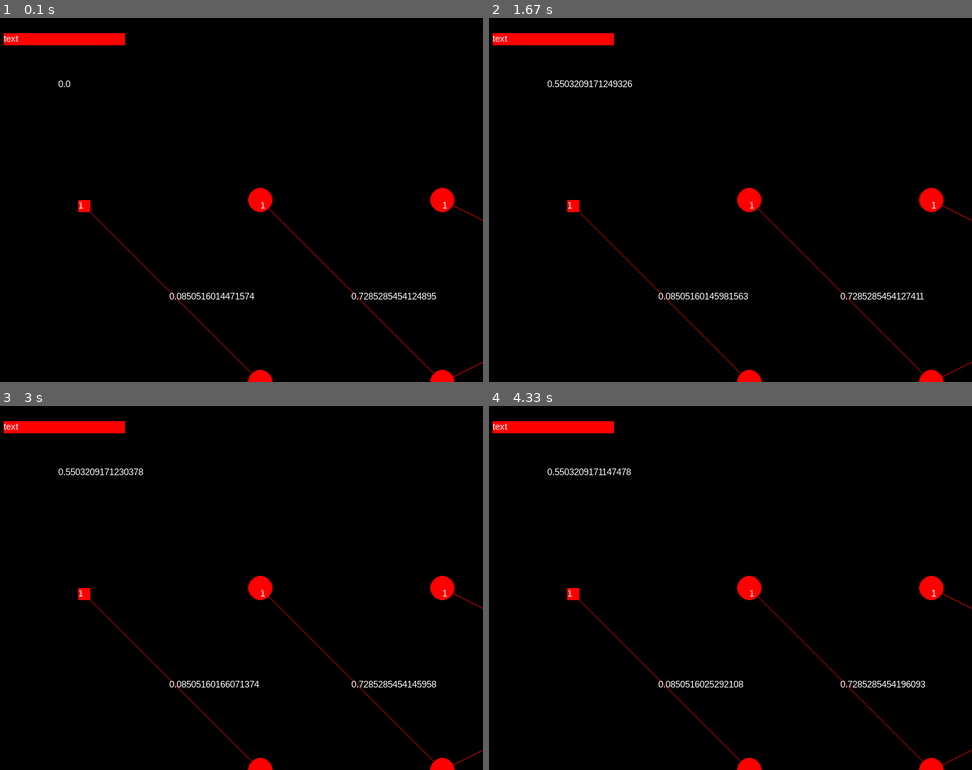
Above: before the commit, frames 1-4 (two rows, left to right).
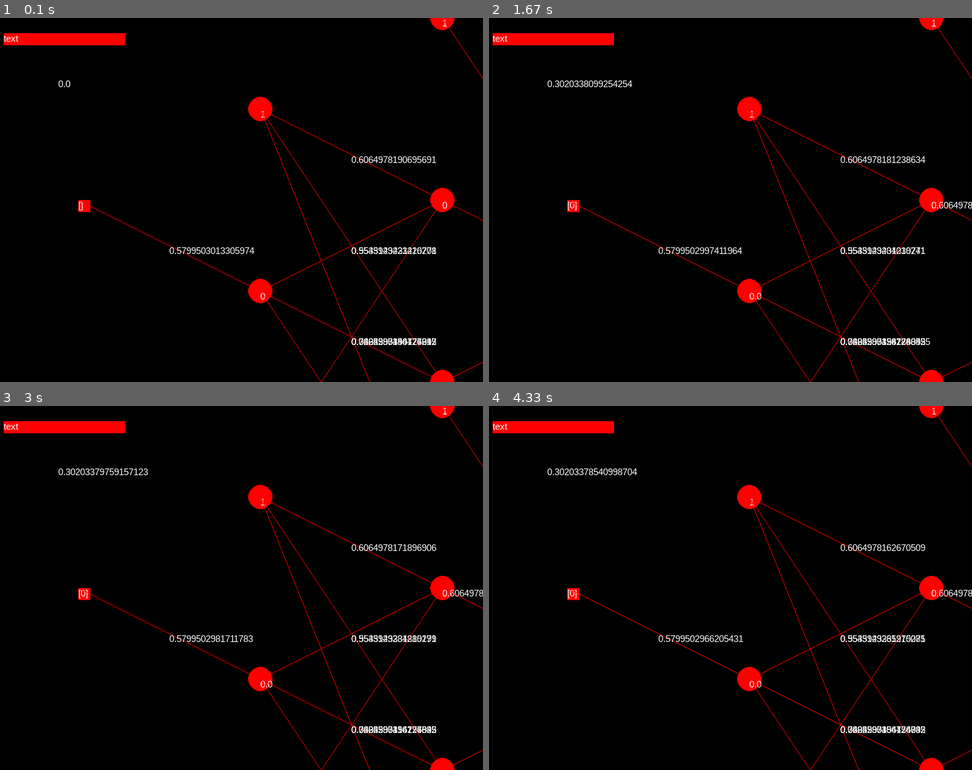
Above: after the commit, the same moments.

Repository: FlorianGelb/2020_INF_Projekt_NN_Vis
Game: pygame game, started from src/exp_pygame/test.py
The game is run twice, just before and just after one commit, with the same random seed, the same clock (stepped at 60 frames per second) and the same inputs.
Inputs (mouse positions are in pixels of both pictures, inside the frame that each line leads up to):
- Up to frame 1 (0.1 s): no input
- Up to frame 2 (1.67 s): click (551, 39) at 0.38 s; click "text" at 0.72 s
- Up to frame 3 (3 s): click "text" at 2.05 s
- Up to frame 4 (4.33 s): no input

The runs differ from the first frame. In frame 1, 3.1% of the frame differs, in the area x 16-100%, y 0-100%; in frame 2, 3.3%; in frame 3, 3.3%; in frame 4, 3.4%, in the area x 13-100%, y 0-100%.

Commit message:
NN Works, i guess

Diff:
--- a/src/NN/MultilayerPerceptron.py
+++ b/src/NN/MultilayerPerceptron.py
@@ -1,5 +1,6 @@
 import src.NN.Neuron as Neuron
 import src.NN.Connector as Connector
+
 
 class Multilayerperceptron:
     def __init__(self, n_inputs, eta, shape):
@@ -11,7 +12,6 @@
 
         for n in range(len(shape))[1:-2]:
             self.shape[n] += 1
-
 
         for i in range(len(shape)):
             for j in range(shape[i]):
--- a/src/NN/Neuron.py
+++ b/src/NN/Neuron.py
@@ -95,7 +95,7 @@
     def scalar_product(self):
         sum = 0
         for input in self.input:
-            sum += input #Wird im Connectorobjekt bereits mit Gewicht multipliziert
+            sum += input
         return sum
 
     def activation_function(self, x):
--- a/src/exp_pygame/test.py
+++ b/src/exp_pygame/test.py
@@ -7,15 +7,14 @@
 
 
 class Visualizer(MLP.Multilayerperceptron):
-    def __init__(self, n, eta, gamma, layers, height, width):
+    def __init__(self, n, eta, layers, height, width):
         MLP.Multilayerperceptron.__init__(self, n, eta, layers)
         pygame.init()
         self.total_error = [0]
         self.alpha = 0.01
         self.ef = "MAE"
-        self.train_dict = {0:[(0,0), (0,1) ,(1, 0)], 1:[(1,1)]}
+        self.train_dict = {1:[(0,0)]}#, (0,1) ,(1, 0)], 0:[(1,1)]}
         self.eta = eta
-        self.gamma = gamma
         self.height = height
         self.width = width
         self.win = pygame.display.set_mode((self.width, self.height), pygame.RESIZABLE, pygame.RESIZABLE or pygame.NOFRAME)
@@ -37,25 +36,24 @@
                     exit(0)
                 if event.type == pygame.VIDEORESIZE:
                     self.width = event.w
-                    self.height = event.h
-
+                    self.height =   event.h
+                    self.update_nn()
                 if event.type == pygame.MOUSEBUTTONDOWN:
                     if mx > self.button.get_x() and mx < self.button.get_colliding_x() and my > self.button.get_y() and my < self.button.get_colliding_y():
                         started = True
                         for key in list(self.train_dict.keys()):
                             for val in self.train_dict[key]:
-                                self.train(val, key, self.eta)
+                                self.train(val, key)
 
             if started:
                 if self.error_function(self.total_error) > self.alpha:
                     self.total_error = [0]
                     for key in list(self.train_dict.keys()):
                         for val in self.train_dict[key]:
-                            self.train(val, key, self.alpha)
-
-                            #self.update_nn()
-
-            self.update_nn()
+                            self.train(val, key)
+                            self.update_nn()
+
+            #self.update_nn()
 
 
     def create(self, UI = True):
@@ -85,7 +83,7 @@
                     y = int((pos - index * y_off) + (self.height / 2))
 
                     if key == list(self.neurons.keys())[-1] or key == list(self.neurons.keys())[0]:
-                        self.viz_neurons.append(Terminal.InputTerminal(x,y, str(neuron.output),(255, 0, 0), 20, 20))
+                        self.viz_neurons.append(Terminal.InputTerminal(x,y, str(neuron.input),(255, 0, 0), 20, 20))
                     else:
                         self.viz_neurons.append(Neuron.Neuron(x, y, str(neuron.output), (255, 0, 0)))
 
@@ -116,20 +114,15 @@
         self.draw()
         pygame.display.update()
 
-
-
     def pass_values(self, key, value):
         output_total = []
         expected_output = []
-        '''
-        Distrubutes all input values to input nodes
-        '''
         for n in range(len(self.neurons[0])):
             neuron = self.neurons[0][n]
             neuron.clear_input()
-            neuron.set_input(value)
+            neuron.set_input(value[n])
             for connection in neuron.get_output_cnts():
-                connection.set_input_value(value)
+                connection.set_input_value(value[n])
 
         neuron_key_list = list(self.neurons.keys())[1:]
 
@@ -153,7 +146,6 @@
     def calculate_total_error(self, output, expected_output):
         return output - expected_output
 
-
     def back_propagation(self, total_error):
         key_list = list(self.neurons.keys())
         key_list.reverse()
@@ -167,11 +159,6 @@
                     neuron2.e += neuron.e * input.get_weight() * neuron2.activation_function_derivatives(
                         neuron2.scalar_product())
 
-    def update_bias(self):
-        for key in list(self.neurons.keys()):
-            for neuron in self.neurons[key]:
-                print(neuron.get_bias() - neuron.e)
-
     def update_weights(self):
         for key in list(self.neurons.keys()):
             for neuron in self.neurons[key]:
@@ -188,7 +175,6 @@
         if self.ef == "RMSE":
             return self.RMSE(total_error)
 
-
     def clear_e(self):
         for key in list(self.neurons.keys()):
             for neuron in self.neurons[key]:
@@ -205,18 +191,15 @@
         return (1/len(self.train_dict.values()) * (sum([abs(e) for e in total_error])))
 
 
-    def train(self, inp, expected, eta):
-        self.output = self.pass_values(inp, expected)
+    def train(self, inp, expected):
+        self.output = self.pass_values(expected, inp)
         total_error = self.calculate_total_error(self.output, expected)
         self.total_error.append(total_error)
         self.back_propagation(total_error)
-        #self.update_bias()
         self.update_weights()
-        #self.clear_e()
-
-
-
-
-
-
-v = Visualizer(2,0.00000000000000001, 0.00000000000001,[1,1,1], 600, 800)
+        self.clear_e()
+
+
+
+
+v = Visualizer(1,0.0000000001,[2,3,1], 600, 800)
